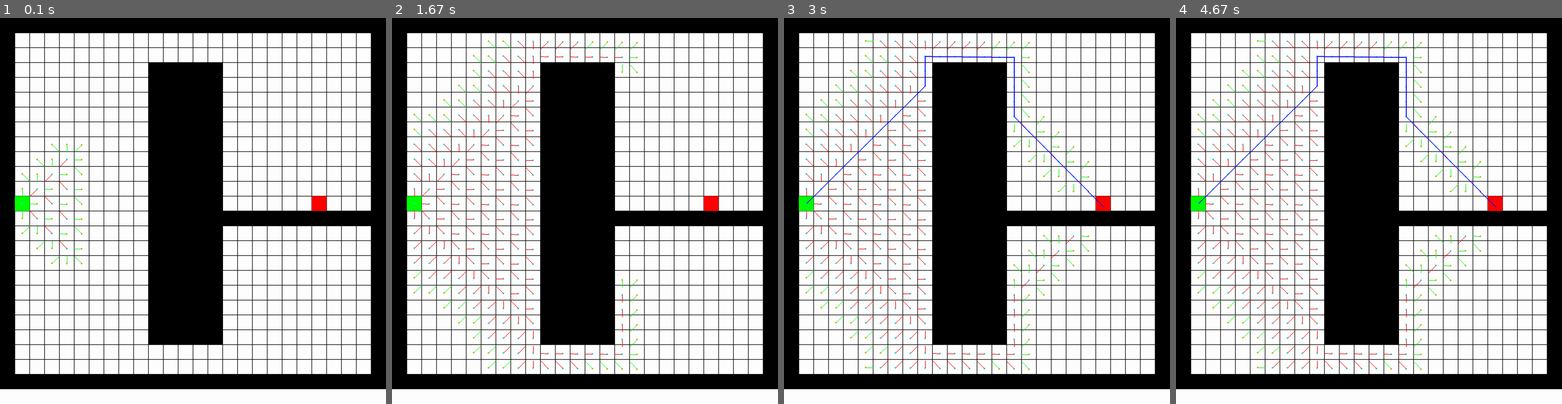
Above: before the commit, frames 1-4 (left to right).
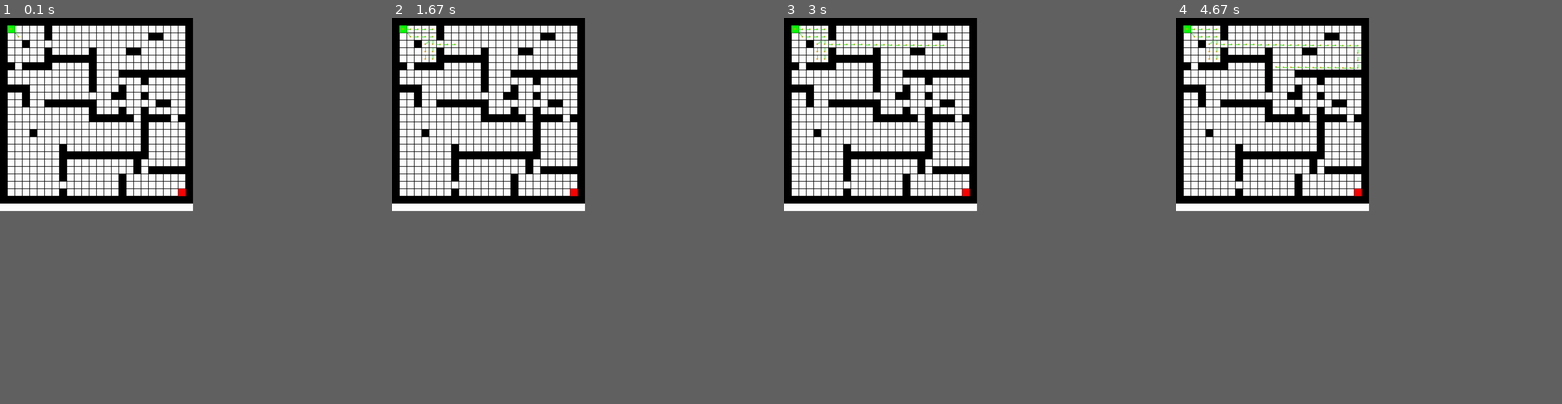
Above: after the commit, the same moments.

Repository: Hedman88/AI_Labb2
Game: pygame game, started from main.py
The game is run twice, just before and just after one commit, with the same random seed, the same clock (stepped at 60 frames per second) and the same inputs.
Inputs:
- Up to frame 1 (0.1 s): no input
- Up to frame 2 (1.67 s): no input
- Up to frame 3 (3 s): no input
- Up to frame 4 (4.67 s): no input
In our replay, the window is 900x900 before the commit and 450x450 after it. These sizes can differ from the game's own. Grey fills any space a smaller window leaves; there, only what the larger window draws over its background counts as a difference.

The runs differ from the first frame. In frame 1, 38% of the frame differs, in the area x 0-100%, y 0-97%; in frame 2, 39%; in frame 3, 39%; in frame 4, 39%.

Commit message:
Begun implementing own algorithm, linesearch

Diff:
--- a/Map4.txt
+++ b/Map4.txt
@@ -10,7 +10,7 @@
 X000000000XXXXX0000000000X
 X000000000XXXXX0000000000X
 X000000000XXXXX0000000000X
-XS00000000XXXXX000000G000X
+X0000S0000XXXXX000000G000X
 X000000000XXXXXXXXXXXXXXXX
 X000000000XXXXX0000000000X
 X000000000XXXXX0000000000X
--- a/main.py
+++ b/main.py
@@ -8,7 +8,8 @@
 gui.Update()
 #pathfinder.pf.dfs(pathfinder.paths.GetStart())
 #pathfinder.pf.bfs(pathfinder.paths.GetStart())
-pathfinder.pf.AStar(pathfinder.paths.GetStart(), pathfinder.paths.GetGoal())
+#pathfinder.pf.AStar(pathfinder.paths.GetStart())
+pathfinder.pf.LineSearch(pathfinder.paths.GetStart())
 #print(pathfinder.pf.path)
 
 #for i in pathfinder.pf.path:
--- a/mapreader.py
+++ b/mapreader.py
@@ -6,7 +6,6 @@
     global maprows
     maprows = f.readlines()
     f.close()
-    print(len(maprows))
     return maprows
 
 def InitMapBlocks():
--- a/pathfinder.py
+++ b/pathfinder.py
@@ -3,17 +3,18 @@
 
 class PathFinder:
     goalFound = False
-    visited = set()
+    visited = []
     path = []
-    bfsQ = []
     def dfs(self, currentBlock):
-
+        gui.Clear()
+        gui.DrawVisited(self.visited)
+        gui.Update()
         if(currentBlock.isGoal):
             self.goalFound = True
             self.path.append(currentBlock)
             return
         if(currentBlock not in self.visited and self.goalFound == False):
-            self.visited.add(currentBlock)
+            self.visited.append(currentBlock)
             print(currentBlock)
             for neighbour in currentBlock.adjacents:
                 print(neighbour)
@@ -25,16 +26,17 @@
                         return
 
     def bfs(self, startBlock):
-        self.visited.add(startBlock)
-        self.bfsQ.append(startBlock)
-        while self.bfsQ:
-            s = self.bfsQ.pop(0)
+        self.visited.append(startBlock)
+        bfsQ = []
+        bfsQ.append(startBlock)
+        while bfsQ:
+            s = bfsQ.pop(0)
             print(s.id)
             for neighbour in s.adjacents:
                 neighbourBlock = paths.GetBlockByID(neighbour)
                 if neighbourBlock not in self.visited:
-                    self.visited.add(neighbourBlock)
-                    self.bfsQ.append(neighbourBlock)
+                    self.visited.append(neighbourBlock)
+                    bfsQ.append(neighbourBlock)
                     neighbourBlock.prevBlockID = s.id
                     if(neighbourBlock.isGoal):
                         print(neighbourBlock)
@@ -48,7 +50,7 @@
                         return
 
 
-    def AStar(self, startBlock, goalBlock):
+    def AStar(self, startBlock):
         openList = []
         closedList = []
         openList.append(startBlock)
@@ -80,7 +82,7 @@
                     neighbourBlock.g = q.g + 1.4
                 else:
                     neighbourBlock.g = q.g + 1
-                neighbourBlock.h = self.DDH(neighbourID)
+                neighbourBlock.h = self.Diagonal(neighbourID)
                 neighbourBlock.f = neighbourBlock.g + neighbourBlock.h
                 for i in openList:
                     if(i.id == neighbourBlock.id and neighbourBlock.f >= i.f):
@@ -98,6 +100,76 @@
             gui.Update()
             time.sleep(0.01)
 
+    def LineSearch(self, startBlock):
+        self.visited.append(startBlock)
+        print(startBlock.id)
+        lineQ = []
+        sbQ = []
+        # Initiate first 3 directional lines
+        for i in range(3):
+            lineDir = startBlock.adjacents[0]
+            for neighbourID in startBlock.adjacents:
+                if self.Diagonal(neighbourID) < self.Diagonal(lineDir) and neighbourID not in lineQ:
+                    lineDir = neighbourID
+            lineQ.append(lineDir)
+            sbQ.append(self.SendLine(startBlock, lineDir))
+
+        while sbQ:
+            sb = sbQ.pop(0)
+            nID = sb.adjacents[0]
+            #Get neighbour closest to goal
+            for neighbourID in sb.adjacents:
+                if(self.Diagonal(neighbourID) < self.Diagonal(nID) and paths.GetBlockByID(neighbourID) not in self.visited):
+                    nID = neighbourID
+            nextStartBlock = self.SendLine(sb, nID)
+            if(nextStartBlock.isGoal):
+                self.path.append(nextStartBlock)
+                prevID = nextStartBlock.prevBlockID
+                while (prevID != 0):
+                    print("going")
+                    prevBlock = paths.GetBlockByID(prevID)
+                    self.path.append(prevBlock)
+                    prevID = prevBlock.prevBlockID
+                return
+            sbQ.append(nextStartBlock)
+        # for neighbourID in lineQ:
+        #     nBlock = paths.GetBlockByID(neighbourID)
+        #     self.visited.append(nBlock)
+        #     nBlock.prevBlockID = startBlock.id
+        #     nextID_dif = nBlock.id - startBlock.id
+        #     print(nextID_dif)
+        #     while True:
+        #         nextID = nBlock.id + nextID_dif
+        #         if nextID not in nBlock.adjacents:
+        #             lineQ.append(nBlock.id)
+        #             break
+        #         nBlock = paths.GetBlockByID(nextID)
+        #         nBlock.prevBlockID = nextID - nextID_dif
+        #         self.visited.append(nBlock)
+        #         gui.Clear()
+        #         gui.DrawVisited(self.visited)
+        #         gui.Update()
+        #         time.sleep(0.1)
+
+    def SendLine(self, startBlock, dir):
+        nextID_dif = dir - startBlock.id
+        while True:
+            nextID = startBlock.id + nextID_dif
+            if nextID not in startBlock.adjacents:
+                return startBlock
+            startBlock = paths.GetBlockByID(nextID)
+            if(startBlock in self.visited):
+                return startBlock
+            startBlock.prevBlockID = nextID - nextID_dif
+            if(startBlock.isGoal):
+                self.goalFound = True
+                return startBlock
+            self.visited.append(startBlock)
+            gui.Clear()
+            gui.DrawVisited(self.visited)
+            gui.Update()
+            time.sleep(0.1)
+
     def Manhattan(self, currentID):
         xCur = currentID % 100
         yCur = currentID / 100
@@ -108,7 +180,7 @@
         h = abs(xCur - xGoal) + abs(yCur - yGoal)
         return h
 
-    def DDH(self, currentID):
+    def Diagonal(self, currentID):
         xCur = currentID % 100
         yCur = currentID / 100
         #Converting ID to coordinates
--- a/pygamegui.py
+++ b/pygamegui.py
@@ -6,8 +6,8 @@
 FPS = 60
 clock = pygame.time.Clock()
 
-maprows = mapreader.ReadMap("Map4.txt") #display based on amount of tiles in map
-displaySize = (len(maprows)*(len(maprows[0])-1))*2
+maprows = mapreader.ReadMap("Map3.txt") #display based on amount of tiles in map
+displaySize = (len(maprows)*(len(maprows[0])-1))
 display = pygame.display.set_mode((displaySize, displaySize))
 display.fill((255,255,255))
 pygame.display.set_caption("Path Finding")
@@ -57,18 +57,30 @@
             pB = openList[i].GetPrevBlock()
             x = (((pB.id%100 + 1) - (openList[i].id%100 + 1)) / 2) + (openList[i].id%100 + 1)
             y = (((pB.id/100 + 1) - (openList[i].id/100 + 1)) / 2) + (openList[i].id/100 + 1)
-            endPoint = (x*(rectSize) - rectSize/2), (y*(rectSize) - rectSize/2)
+            endPoint = (x*rectSize - rectSize/2), (y*rectSize - rectSize/2)
             pygame.draw.line(display, (0,255,0), centerPoint, endPoint, 2)
     for i in range(len(closedList)):
-        centerPoint = (closedList[i].id%100 + 1)*(rectSize) - rectSize/2, (closedList[i].id/100 + 1)*(rectSize) - rectSize/2
+        centerPoint = (closedList[i].id%100 + 1)*rectSize - rectSize/2, (closedList[i].id/100 + 1)*rectSize - rectSize/2
         pygame.draw.circle(display, (0,255,255), centerPoint, 3)
         if (closedList[i].prevBlockID != 0):
             print(closedList[i].prevBlockID)
             pB = closedList[i].GetPrevBlock()
             x = (((pB.id % 100 + 1) - (closedList[i].id % 100 + 1)) / 2) + (closedList[i].id % 100 + 1)
             y = (((pB.id / 100 + 1) - (closedList[i].id / 100 + 1)) / 2) + (closedList[i].id / 100 + 1)
-            endPoint = (x * (rectSize) - rectSize / 2), (y * (rectSize) - rectSize / 2)
+            endPoint = (x * rectSize - rectSize / 2), (y * rectSize - rectSize / 2)
             pygame.draw.line(display, (255, 0, 0), centerPoint, endPoint, 2)
+
+def DrawVisited(visited):
+    for i in range(len(visited)):
+        centerPoint = (visited[i].id%100 + 1)*(rectSize) - rectSize/2, (visited[i].id/100 + 1)*(rectSize) - rectSize/2
+        pygame.draw.circle(display, (255,155,0), centerPoint, 3)
+        if(visited[i].prevBlockID != 0):
+            #print(visited[i].prevBlockID)
+            pB = visited[i].GetPrevBlock()
+            x = (((pB.id%100 + 1) - (visited[i].id%100 + 1)) / 2) + (visited[i].id%100 + 1)
+            y = (((pB.id/100 + 1) - (visited[i].id/100 + 1)) / 2) + (visited[i].id/100 + 1)
+            endPoint = (x*rectSize - rectSize/2), (y*rectSize - rectSize/2)
+            pygame.draw.line(display, (0,255,0), centerPoint, endPoint, 2)
 
 def Clear():
     display.fill((255,255,255))
